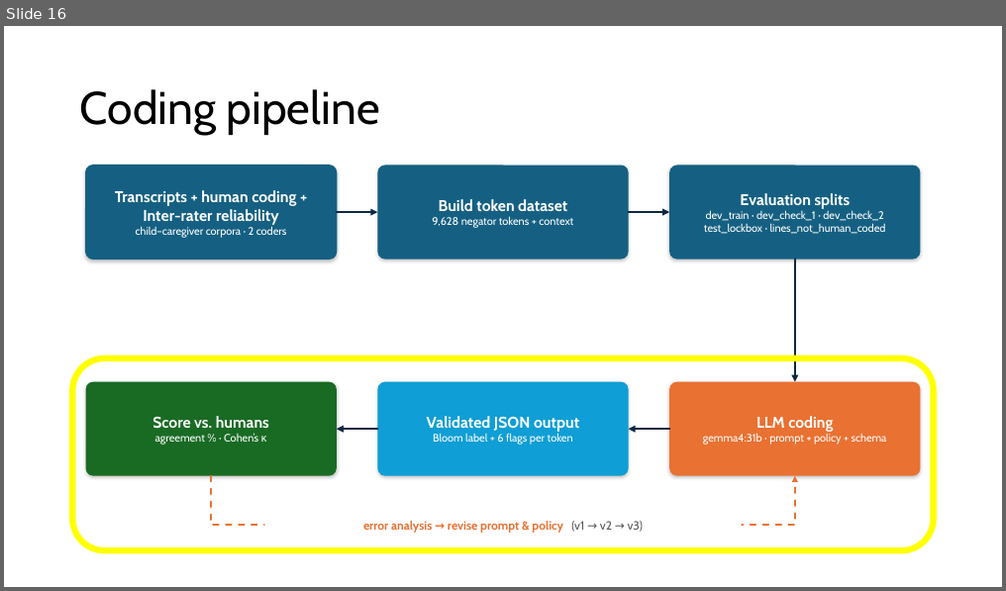
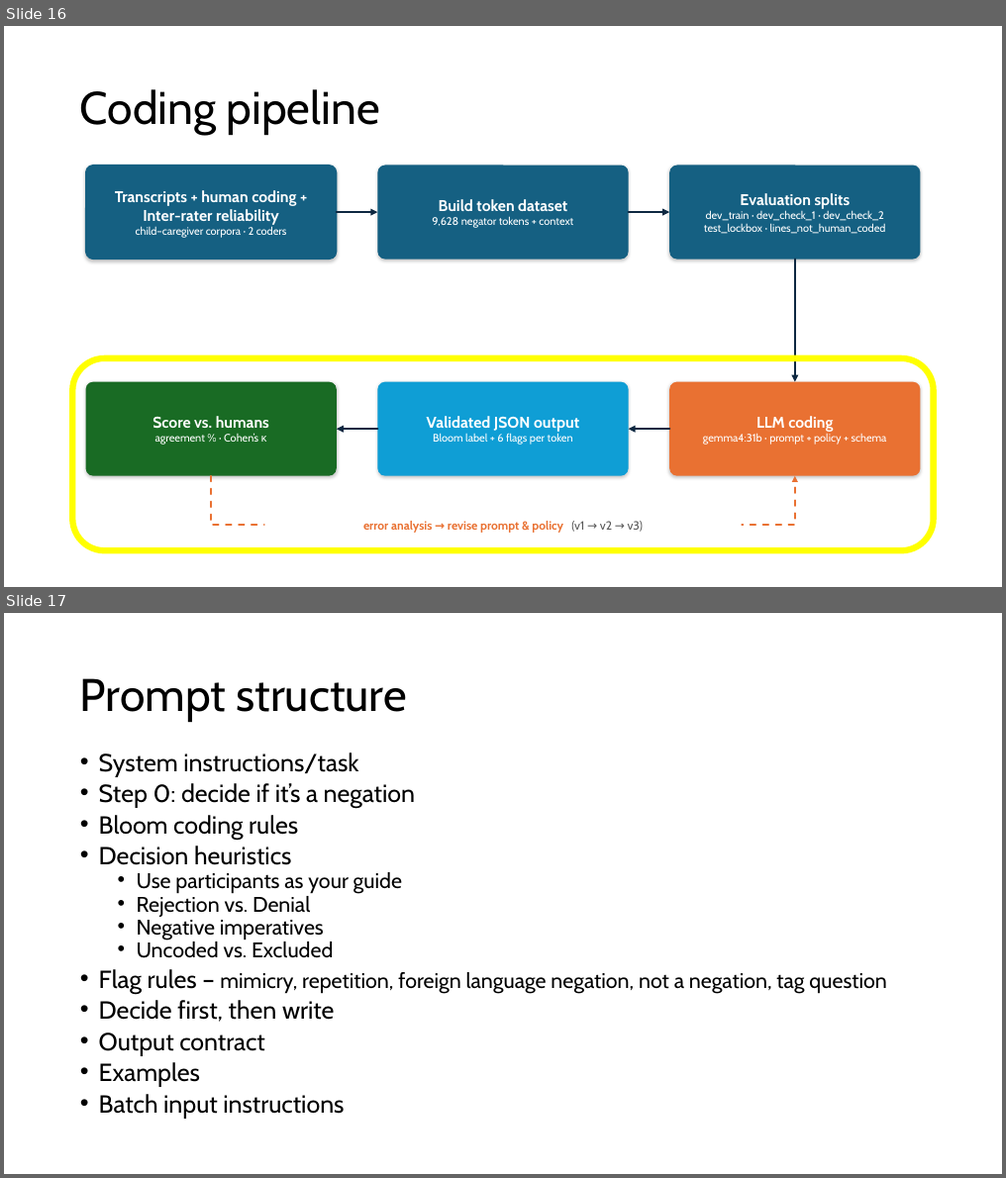
Before and after one commit to annikamh406/XLing-LLM_coding, a slide deck: Write up/2026-07-07_XLing-LLM-coding_lab-meeting.pptx. Shown one above the other, each under a label of ours: slide 16 before the commit, slides 16 and 17 after it. The pictures are 1006x591 and 1006x1178 pixels, drawn with LibreOffice and Linux fonts; fonts in the diff are those of the drawing. Boxes give left, top, right and bottom in pixels: in the first picture for what was removed or moved away, otherwise in the second. Text is boxed around its words. In the diff, an @@ line names an element or a change of style, - is before the commit and + after.

```diff
--- a/Write up/2026-07-07_XLing-LLM-coding_lab-meeting.pptx
+++ b/Write up/2026-07-07_XLing-LLM-coding_lab-meeting.pptx
@@ slide 17 added at [4, 613, 1002, 1174], background #FFFFFF @@
@@ title added at [80, 678, 406, 722], 44 pt, text #000000 @@
+Prompt structure
@@ text added at [99, 753, 886, 1118], 23.8 pt, text #000000 @@
+• System instructions/task
+• Step 0: decide if it’s a negation
+• Bloom coding rules
+• Decision heuristics
+  • Use participants as your guide
+  • Rejection vs. Denial
+  • Negative imperatives
+  • Uncoded vs. Excluded
+• Flag rules – mimicry, repetition, foreign language negation, not a negation, tag question
+• Decide first, then write
+• Output contract
+• Examples
+• Batch input instructions
```
Also in this commit, not shown: 7 slides changed, 28 other slides added, 11 slides removed, 4 other files.
